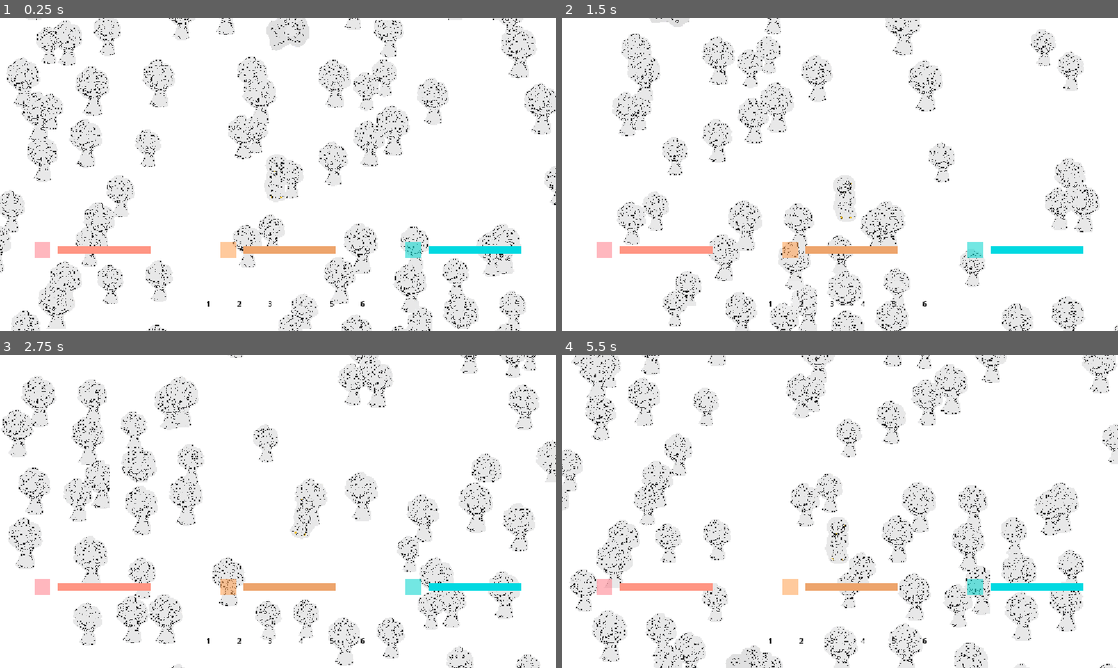
Above: before the commit, frames 1-4 (two rows, left to right).
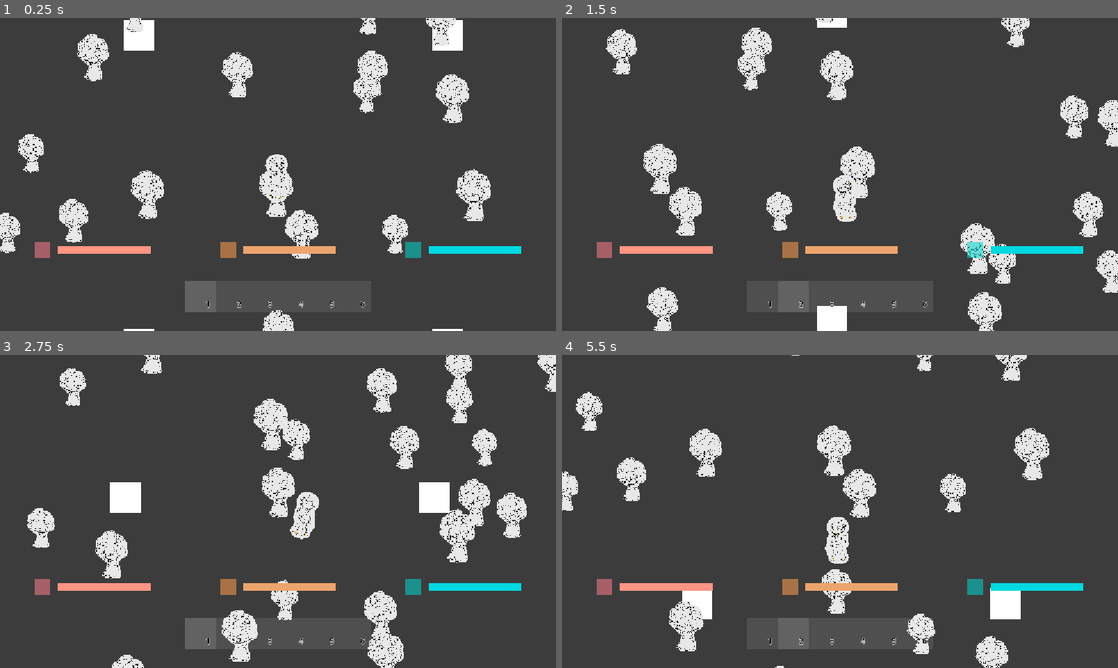
Above: after the commit, the same moments.

Repository: Duckwastakon/brackeysJam
Game: Godot game, scene res://map/map.tscn
Two runs of this game, one before a commit and one after it. Both use one fixed random seed, a clock stepped at 60 frames per second and the inputs below. The project has no main scene, so this scene is started directly.
Inputs (mouse positions are in pixels of both pictures, inside the frame that each line leads up to):
- Up to frame 1 (0.25 s): no input
- Up to frame 2 (1.5 s): move the mouse to (962, 158) at 0.52 s; hold D (right) 0.53-1.28 s; tap 1 (1) at 0.6 s; tap 2 (2) at 0.8, 1.35 s; move the mouse to (728, 190) at 1.27 s; hold S (down) from 1.28 s (still down)
- Up to frame 3 (2.75 s): tap 5 (5) at 1.55, 2.1 s; move the mouse to (333, 442) at 2.02 s; release S (down) at 2.03 s; hold D (right) from 2.03 s (still down); tap 1 (1) at 2.3 s
- Up to frame 4 (5.5 s): move the mouse to (812, 574) at 2.77 s; release D (right) at 2.78 s; hold W (up) 2.78-3.53 s; tap 1 (1) at 2.85, 4.55 s; tap 2 (2) at 3.05, 3.6, 5.3 s; move the mouse to (1006, 558) at 3.52 s; hold A (left) 3.53-5.03 s; tap 5 (5) at 3.8 s; move the mouse to (673, 464) at 4.27 s; tap 3 (3) at 4.35 s; move the mouse to (867, 511) at 5.02 s; hold S (down) from 5.03 s (still down); tap 4 (4) at 5.1 s

The runs differ from the first frame. In frame 1, 91% of the frame differs, in the area x 0-100%, y 0-100%; in frame 2, 90%; in frame 3, 89%; in frame 4, 92%.
Error in both runs: Invalid access to property or key of type 'String' on a base object of type 'Dictionary'. (res://player/player.gd:126)

Commit message:
tried and failed

Diff:
--- a/animals/gd/Rabbit.gd
+++ b/animals/gd/Rabbit.gd
@@ -23,7 +23,7 @@
 	move_and_slide()
 
 	if stop == max:
-		maxStop == true
+		maxStop = true
 	else:
 		maxStop = false
 
@@ -32,26 +32,25 @@
 
 func _on_switch_timeout() -> void:
 	random()
-	if f :
+	if f:
 		movement = Vector2.ZERO
 		stop = stop + 1
-	else :
+	else:
 		if movement == Vector2.ZERO:
 			start_moving()
 		else:
 			var range = randi_range(1, 180)
-			movement.rotated(deg_to_rad(range))
+			movement = movement.rotated(deg_to_rad(range))
 
 func start_moving():
 	movement = Vector2(randi_range(-20, 20), randi_range(-20, 20))
 
-func random() :
+func random():
 	if maxStop == true:
 		f = false
 		stop = 0
 	else:
 		f = randf() < 0.5
-		print(f)
 
 func death():
 	pass
--- a/animals/scene/rabbit.tscn
+++ b/animals/scene/rabbit.tscn
@@ -24,5 +24,6 @@
 autostart = true
 
 [node name="Camera2D" type="Camera2D" parent="." unique_id=1658083060]
+position_smoothing_enabled = true
 
 [connection signal="timeout" from="Switch" to="." method="_on_switch_timeout"]
--- a/map/map.gd
+++ b/map/map.gd
@@ -12,13 +12,14 @@
 const chunkSE := 640
 const tileS := 64
 const TilesRow := 10
-const rchance := 0.25
+const rchance := 0.1
 var current_animal
 
 var chunks := {}
 var current_chunk_coord := Vector2i.ZERO
 
 var animal_weights = {}
+var location
 
 func _ready() -> void:
 	animal_weights = {
@@ -45,36 +46,48 @@
 			generate_chunk(current_chunk_coord + Vector2i(dx, dy))
 
 func generate_chunk(coord: Vector2i) -> void:
-
 	if chunks.has(coord):
 		return
+
 	var origin = Vector2(coord.x * chunkSE, coord.y * chunkSE)
 	var new_back = square.duplicate()
 	new_back.position = origin
 	add_child(new_back)
 	chunks[coord] = new_back
 
-	var tiles_in_chunk = []
+	var tile_positions: Array[Vector2] = []
 	for y in TilesRow:
 		for x in TilesRow:
-			var new_tile = tile.duplicate()
-			new_tile.position = origin + Vector2(x * tileS, y * tileS)
-			add_child(new_tile)
-			tiles_in_chunk.append(new_tile)
+			tile_positions.append(origin + Vector2(x * tileS, y * tileS))
 
-	generate_resources(tiles_in_chunk)
+	generate_resources(tile_positions)
 
-func generate_resources(tiles_in_chunk: Array) -> void:
-	for t in tiles_in_chunk:
+
+func generate_resources(tile_positions: Array[Vector2]) -> void:
+	var resource_count = 0
+	var animal_count = 0
+	var resource_time = 0
+	var animal_time = 0
+
+	for pos in tile_positions:
 		if randf() < rchance:
+			var t0 = Time.get_ticks_msec()
 			var new_rec = rec.duplicate()
 			add_child(new_rec)
-			new_rec.position = t.global_position + Vector2(randi_range(1, tileS), randi_range(1, tileS))
+			new_rec.position = pos + Vector2(randi_range(1, tileS), randi_range(1, tileS))
+			resource_time += Time.get_ticks_msec() - t0
+			resource_count += 1
 		if randf() < 1.0/200:
+			var t1 = Time.get_ticks_msec()
 			var newMarker = marker.duplicate()
 			add_child(newMarker)
-			newMarker.position = t.global_position + Vector2(randi_range(1, tileS), randi_range(1, tileS))
+			newMarker.position = pos + Vector2(randi_range(1, tileS), randi_range(1, tileS))
 			generate_animal(newMarker.position)
+			animal_time += Time.get_ticks_msec() - t1
+			animal_count += 1
+
+	print("  resources: ", resource_count, " took ", resource_time, "ms total")
+	print("  animals: ", animal_count, " took ", animal_time, "ms total")
 
 func generate_animal(spawn_position: Vector2) -> void:
 	var total_weight = 0
Binary file added: paper.jpg
Not shown, added: paper.jpg.import
